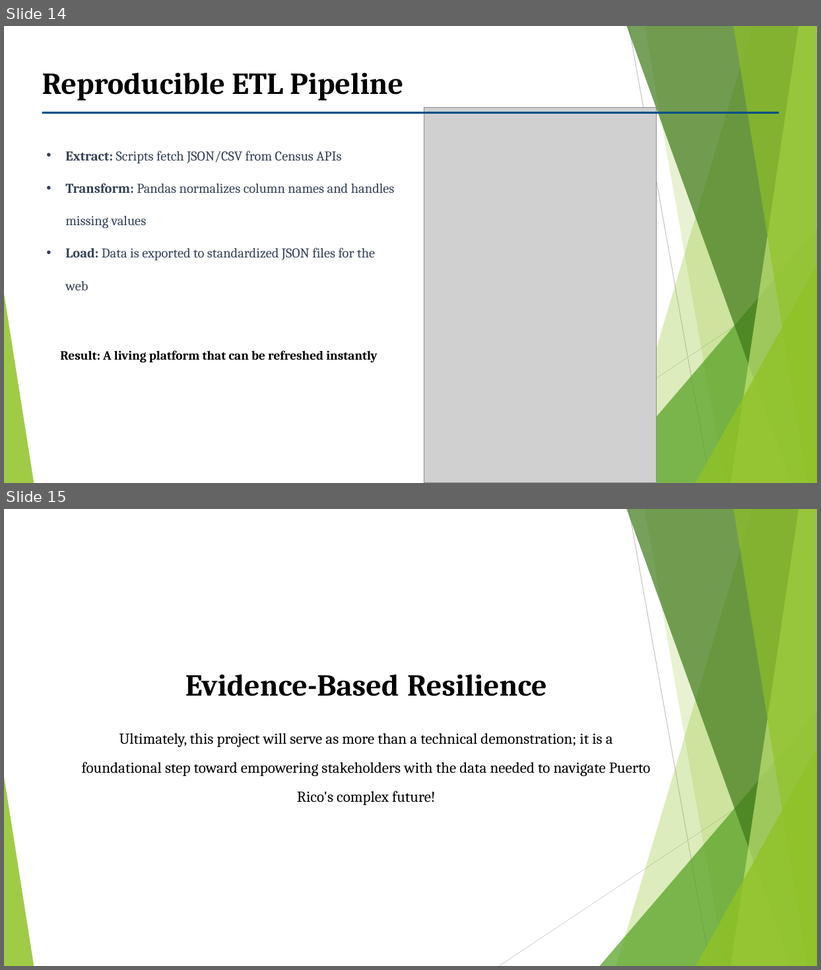
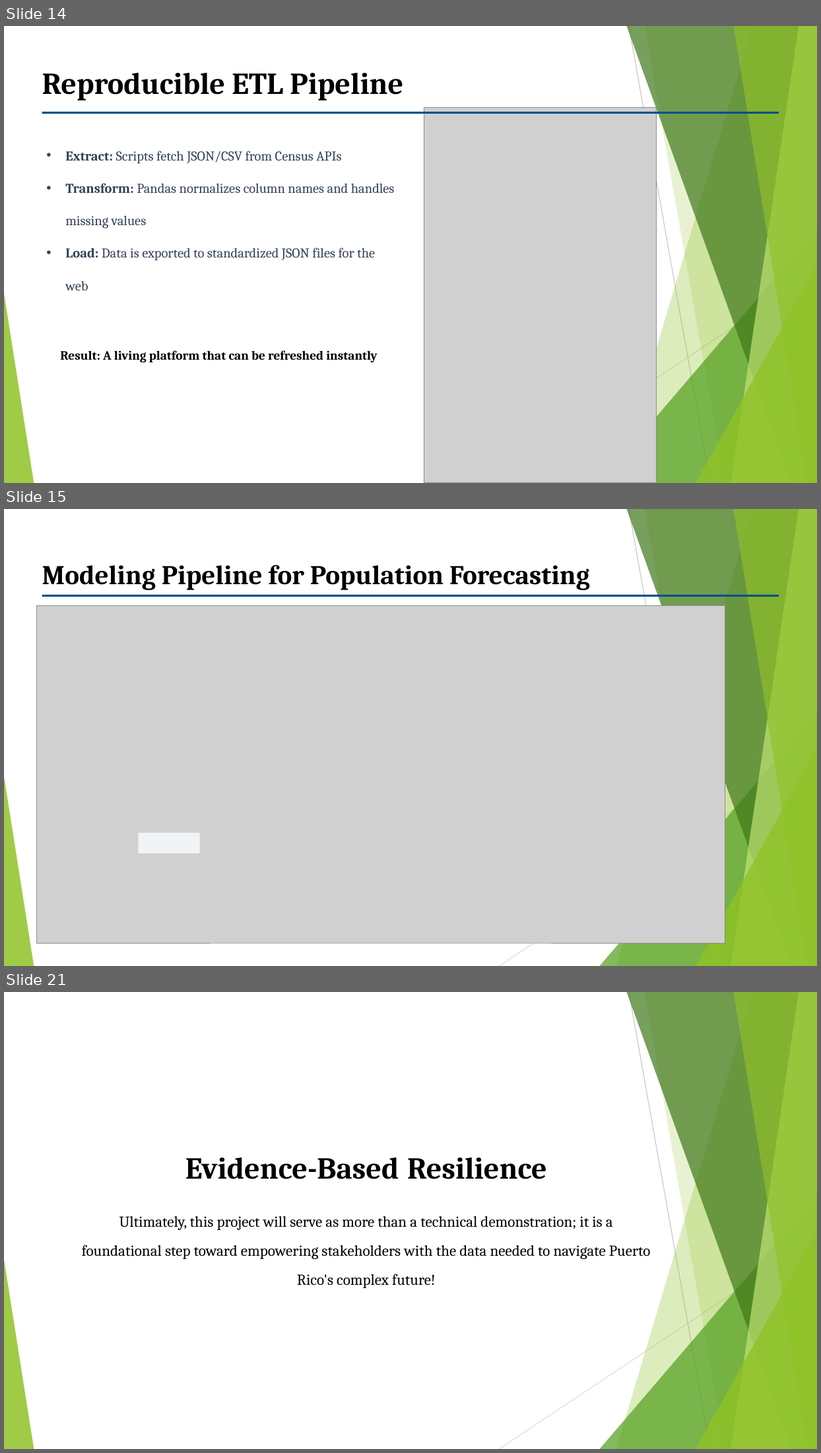
Before and after one commit to Venettov/CAPSTONE_DATA_SCIENCE_RIVERARUIZ, a slide deck: project_reports/Capstone_Proposal_RiveraruizJose.pptx. Shown one above the other, each under a label of ours: slides 14 and 15 before the commit, slides 14, 15 and 21 after it; the slides between them are not shown. The pictures are 821x970 and 821x1453 pixels, drawn with LibreOffice and Linux fonts; fonts in the diff are those of the drawing; grey boxes stand for pictures. Boxes give left, top, right and bottom in pixels: in the first picture for what was removed or moved away, otherwise in the second. Text is boxed around its words. In the diff, an @@ line names an element or a change of style, - is before the commit and + after.

```diff
--- a/project_reports/Capstone_Proposal_RiveraruizJose.pptx
+++ b/project_reports/Capstone_Proposal_RiveraruizJose.pptx
@@ slide 15 added at <box>4,509,817,966</box>, background #FFFFFF; not listed: 10 template elements that a slide beside it also shows @@
@@ text added at <box>42,565,589,590</box>, 32 pt, text #000000, bold @@
+Modeling Pipeline for Population Forecasting
@@ picture added at <box>37,606,725,943</box> @@
@@ rectangle added at <box>42,595,779,597</box>, fill #005088 @@
@@ rectangle added at <box>138,833,200,854</box>, fill #F0F4F7 @@
@@ what was slide 15 is now slide 21 @@
```
Also in this commit, not shown: 5 other slides added, 11 other files.
